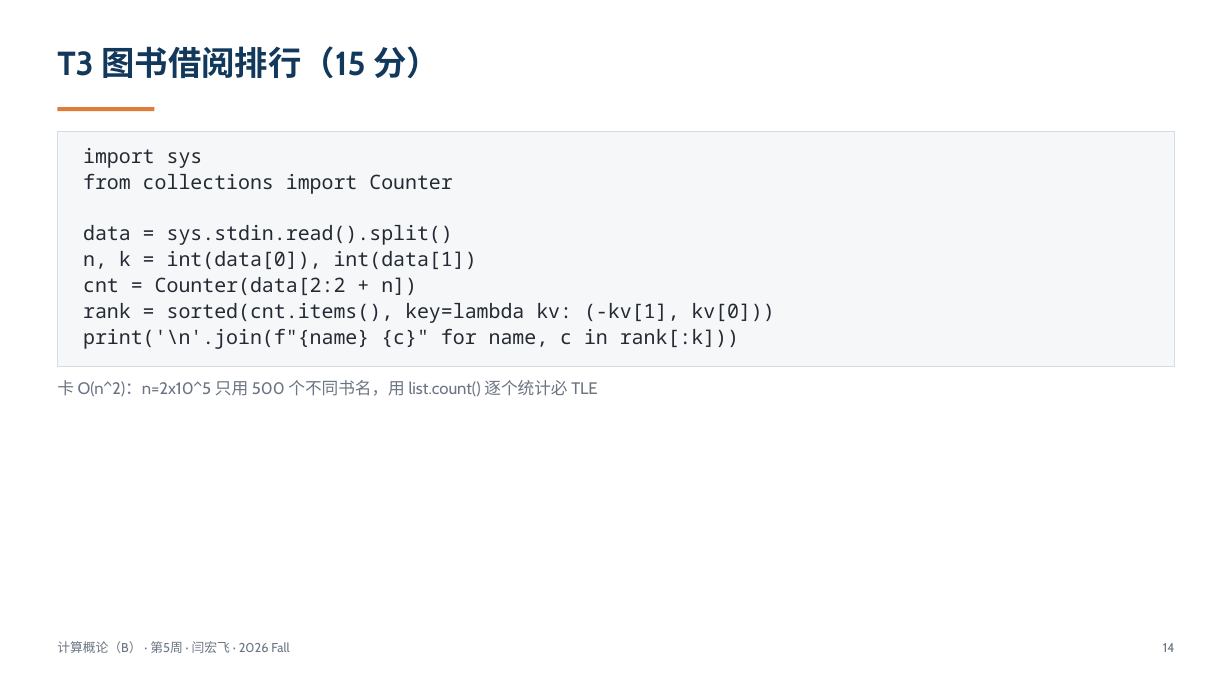
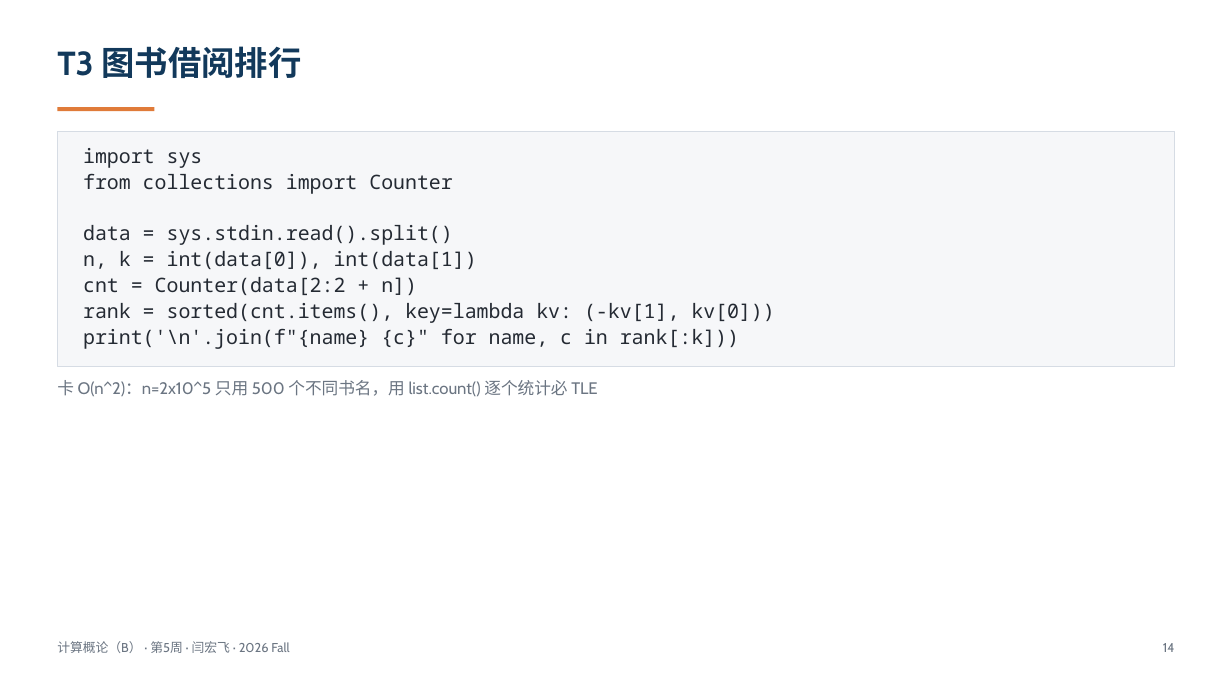
Before and after one commit to GMyhf/2026fall-cs101, a slide deck: slide 14 of courseware/202609_ADS_W05_October_Exam_Review.pptx. Drawn at 1232x693 pixels with LibreOffice and Linux fonts; fonts in the diff are those of the drawing. Boxes give left, top, right and bottom in pixels: in the first picture for what was removed or moved away, otherwise in the second. Text is boxed around its words. In the diff, an @@ line names an element or a change of style, - is before the commit and + after.

```diff
--- a/courseware/202609_ADS_W05_October_Exam_Review.pptx
+++ b/courseware/202609_ADS_W05_October_Exam_Review.pptx
@@ text at (x1=57, y1=46, x2=301, y2=78): text changed @@
-T3 图书借阅排行（15 分）
+T3 图书借阅排行
```
Also in this commit, not shown: 6 other slides changed, 1 other file.
